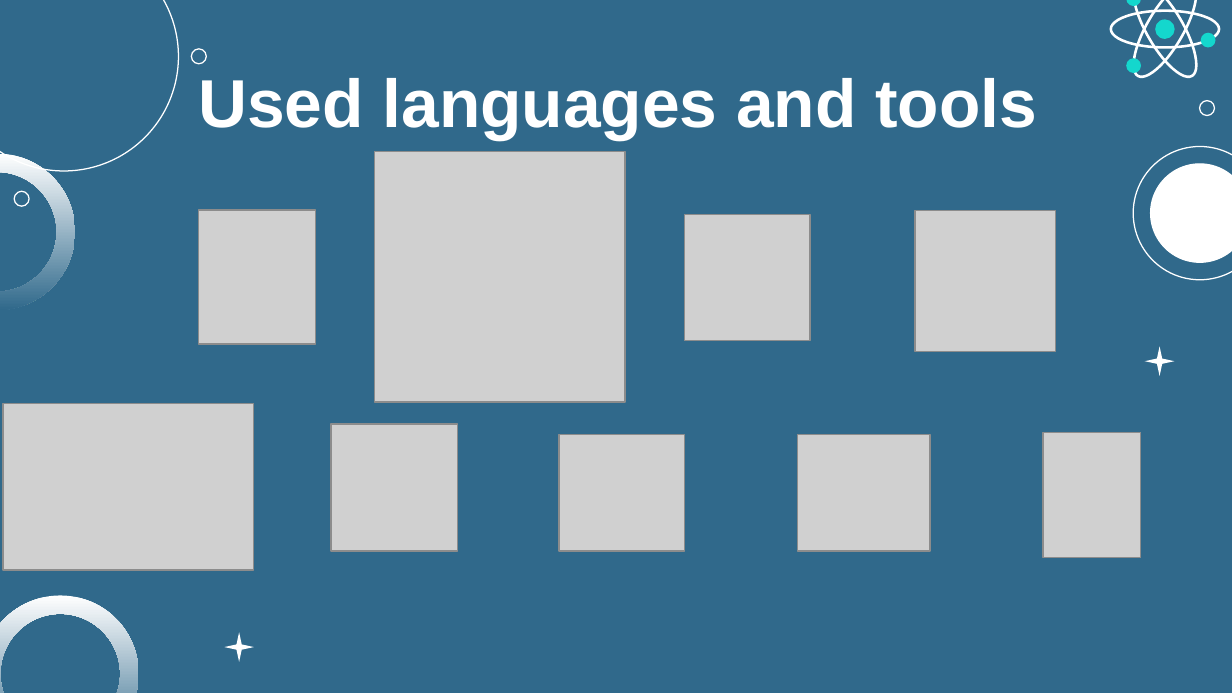
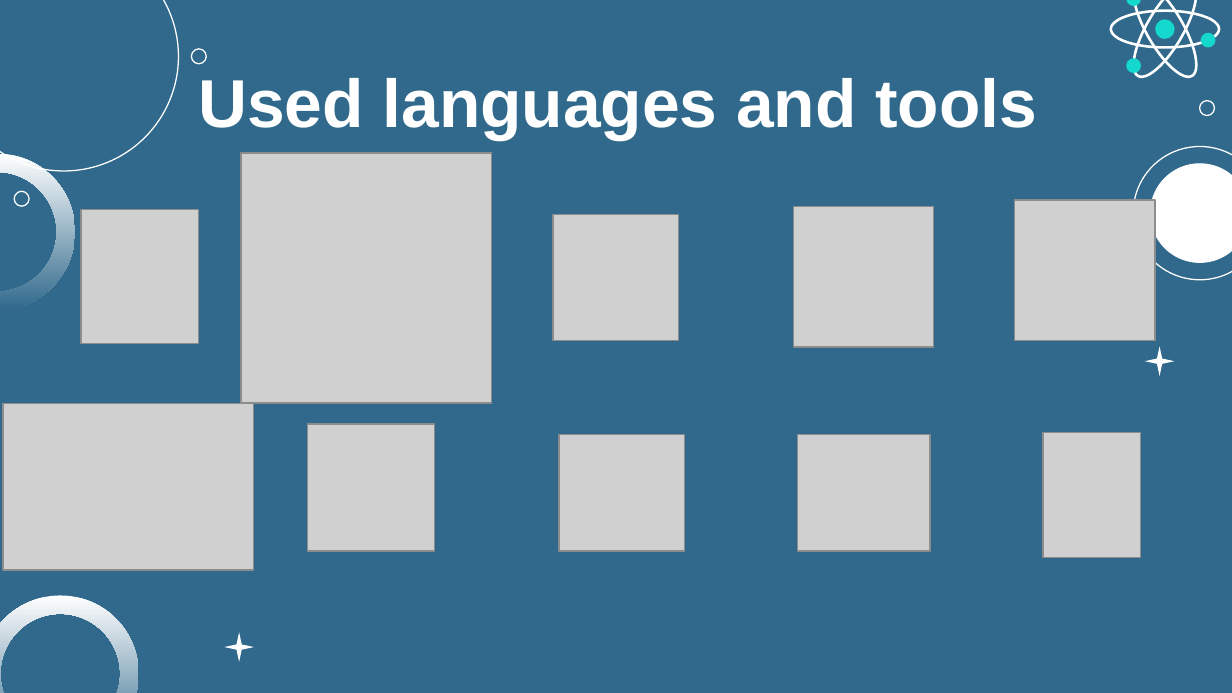
Before and after one commit to INMichevska20/C-B, a slide deck: slide 4 of Documentation/C&B Presentation.pptx. Drawn at 1232x693 pixels with LibreOffice and Linux fonts; fonts in the diff are those of the drawing; grey boxes stand for pictures. Boxes give left, top, right and bottom in pixels: in the first picture for what was removed or moved away, otherwise in the second. Text is boxed around its words. In the diff, an @@ line names an element or a change of style, - is before the commit and + after.

```diff
--- a/Documentation/C&B Presentation.pptx
+++ b/Documentation/C&B Presentation.pptx
@@ picture: place and size @@
-picture at <box>375,152,625,402</box>
+picture at <box>241,153,492,403</box>
@@ picture: place and size @@
-picture at <box>198,211,315,345</box>
+picture at <box>81,209,198,344</box>
@@ picture: place and size @@
-picture at <box>915,211,1056,351</box>
+picture at <box>793,207,934,347</box>
@@ picture added at <box>1015,200,1156,340</box> @@
@@ picture: place and size @@
-picture at <box>684,214,809,340</box>
+picture at <box>553,214,679,340</box>
@@ picture: place and size @@
-picture at <box>331,424,458,551</box>
+picture at <box>308,424,435,551</box>
```
Also in this commit, not shown: 1 other file.
